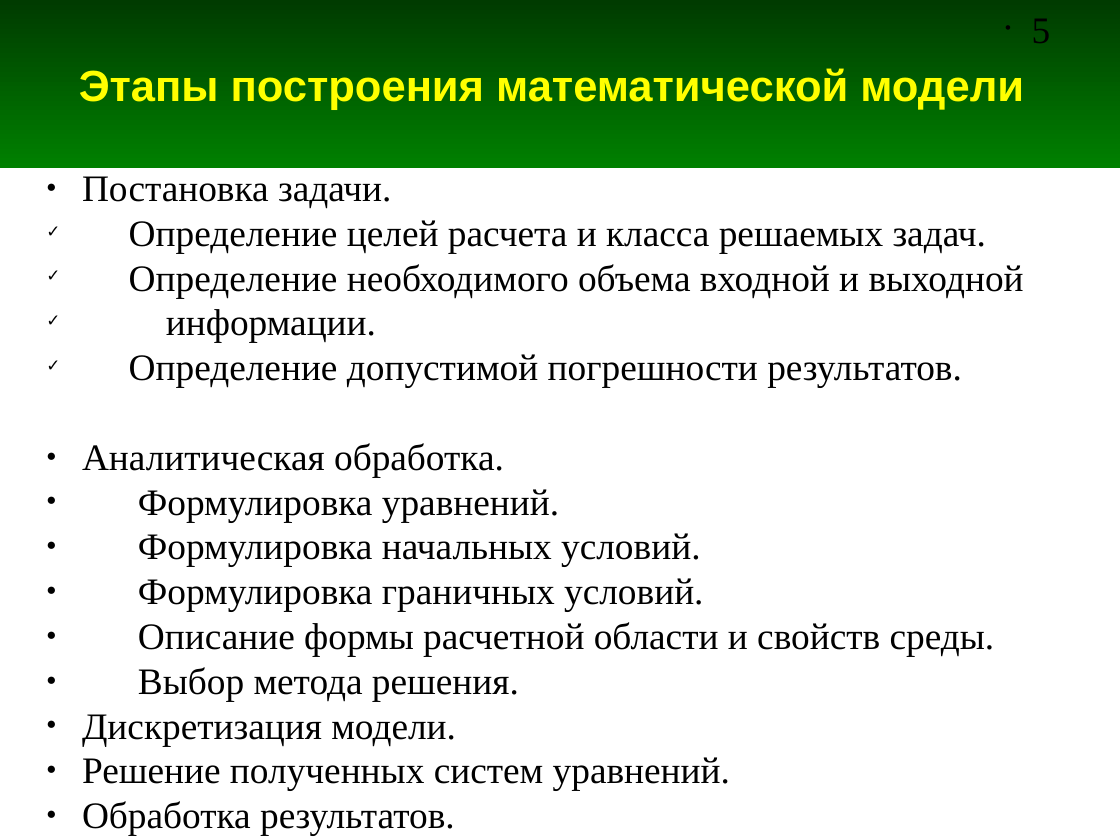
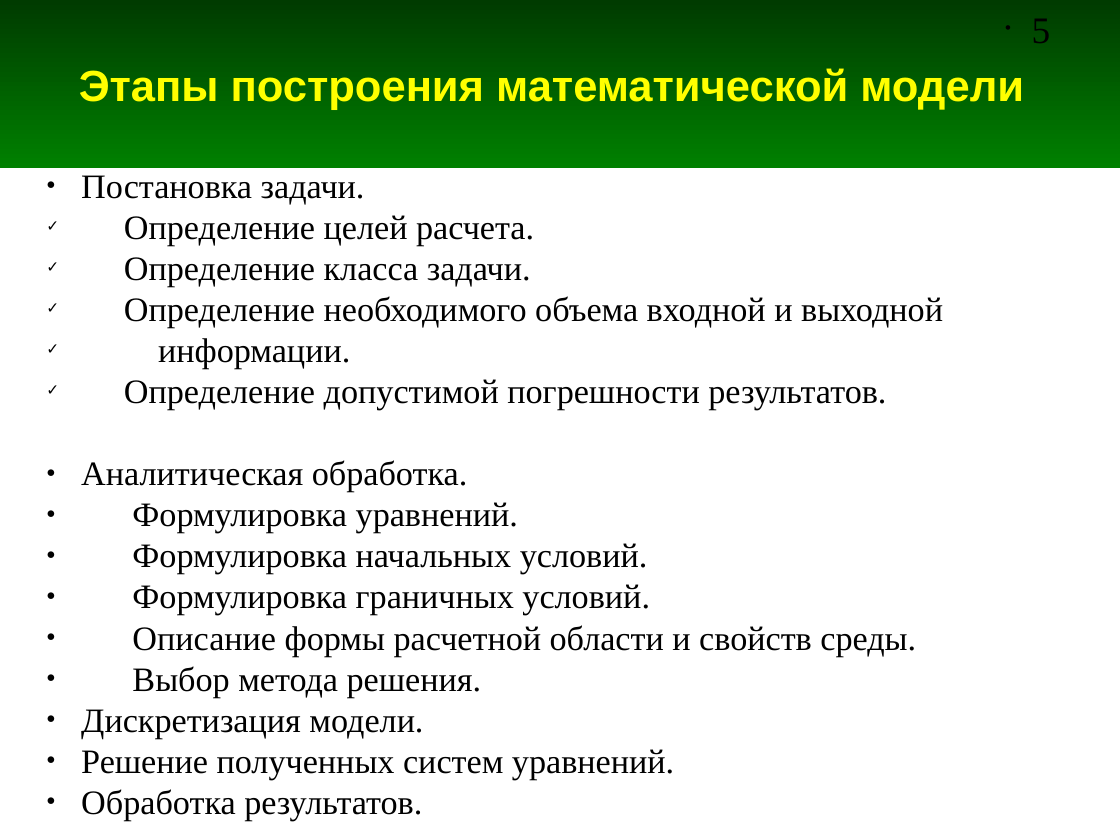
Before and after one commit to andris0147sv/modelling, a slide deck: slide 5 of presentations/1. Problem Statement.odp. Drawn at 1120x840 pixels with LibreOffice and Linux fonts; fonts in the diff are those of the drawing. Boxes give left, top, right and bottom in pixels: in the first picture for what was removed or moved away, otherwise in the second. Text is boxed around its words. In the diff, an @@ line names an element or a change of style, - is before the commit and + after.

Commit message:
Добавлены слайды про классы задач

```diff
--- a/presentations/1. Problem Statement.odp
+++ b/presentations/1. Problem Statement.odp
@@ text at [81, 175, 943, 821]: size 24 to 22 pt in "Постановка задачи.", "Определение необходимого объема входной и выходной", "информации.", "Определение допустимой погрешности результатов." and 9 more places @@
@@ text at [124, 215, 534, 287]: text changed; size 24 to 22 pt @@
-✓ Определение целей расчета и класса решаемых задач.
+✓ Определение целей расчета.
+✓ Определение класса задачи.
```
Also in this commit, not shown: 2 slides added.
